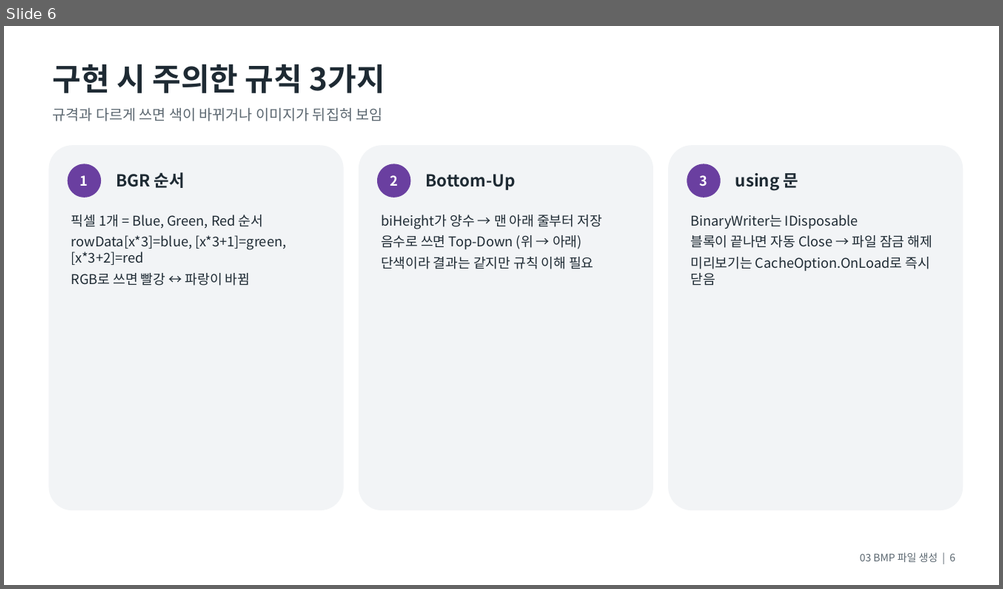
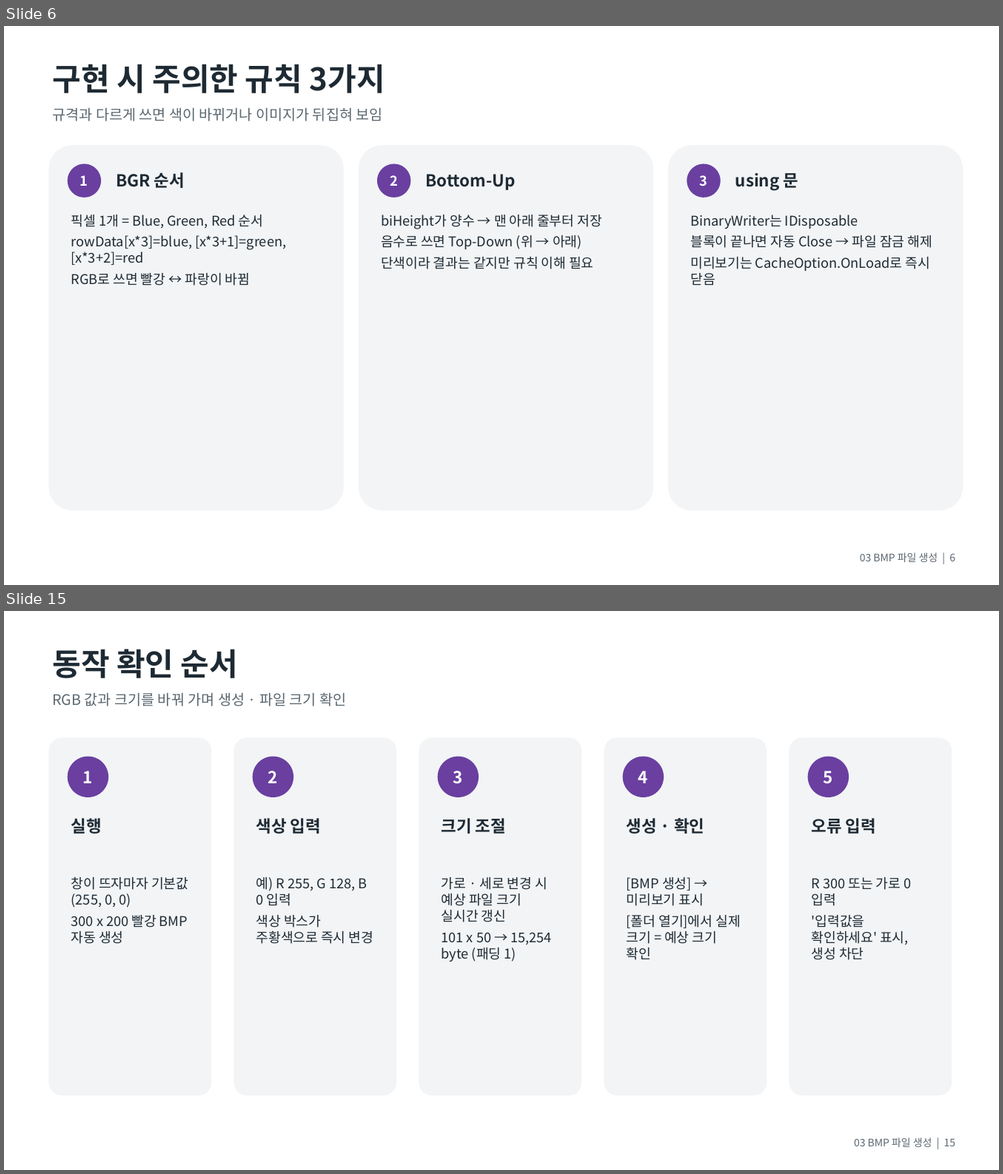
Before and after one commit to ehddnjs198/Seminar, a slide deck: PPT/03_BMP파일생성.pptx. Shown one above the other, each under a label of ours: slide 6 before the commit, slides 6 and 15 after it; the slides between them are not shown. The pictures are 1003x589 and 1003x1174 pixels, drawn with LibreOffice and Linux fonts; fonts in the diff are those of the drawing. Boxes give left, top, right and bottom in pixels: in the first picture for what was removed or moved away, otherwise in the second. Text is boxed around its words. In the diff, an @@ line names an element or a change of style, - is before the commit and + after.

```diff
--- a/PPT/03_BMP파일생성.pptx
+++ b/PPT/03_BMP파일생성.pptx
@@ slide 15 added at (4, 611, 999, 1170), background #FFFFFF @@
@@ text added at (52, 649, 238, 678), 30 pt, text #1E2A33, bold @@
+동작 확인 순서
@@ text added at (52, 692, 346, 706), 14 pt, text #5B6770 @@
+RGB 값과 크기를 바꿔 가며 생성 · 파일 크기 확인
@@ rounded rectangle added at (48, 738, 211, 1096), fill #F2F4F6 @@
@@ rounded rectangle added at (234, 738, 396, 1096), fill #F2F4F6 @@
@@ rounded rectangle added at (419, 738, 581, 1096), fill #F2F4F6 @@
@@ rounded rectangle added at (604, 738, 766, 1096), fill #F2F4F6 @@
@@ rounded rectangle added at (789, 738, 951, 1096), fill #F2F4F6 @@
@@ ellipse added at (68, 757, 108, 797), fill #6A3FA0, 16 pt, text #FFFFFF, bold @@
+1
@@ ellipse added at (253, 757, 293, 797), fill #6A3FA0, 16 pt, text #FFFFFF, bold @@
+2
@@ ellipse added at (438, 757, 478, 797), fill #6A3FA0, 16 pt, text #FFFFFF, bold @@
+3
@@ ellipse added at (623, 757, 663, 797), fill #6A3FA0, 16 pt, text #FFFFFF, bold @@
+4
@@ ellipse added at (808, 757, 848, 797), fill #6A3FA0, 16 pt, text #FFFFFF, bold @@
+5
@@ text added at (71, 818, 102, 834), 16 pt, text #1E2A33, bold @@
+실행
@@ text added at (256, 818, 321, 834), 16 pt, text #1E2A33, bold @@
+색상 입력
@@ text added at (441, 818, 506, 834), 16 pt, text #1E2A33, bold @@
+크기 조절
@@ text added at (626, 818, 704, 834), 16 pt, text #1E2A33, bold @@
+생성 · 확인
@@ text added at (811, 818, 876, 834), 16 pt, text #1E2A33, bold @@
+오류 입력
@@ text added at (71, 877, 188, 944), 13 pt, text #1E2A33 @@
+창이 뜨자마자 기본값 (255, 0, 0)
+300 x 200 빨강 BMP 자동 생성
@@ text added at (256, 877, 373, 944), 13 pt, text #1E2A33 @@
+예) R 255, G 128, B 0 입력
+색상 박스가 주황색으로 즉시 변경
@@ text added at (441, 877, 552, 963), 13 pt, text #1E2A33 @@
+가로 · 세로 변경 시 예상 파일 크기 실시간 갱신
+101 x 50 → 15,254 byte (패딩 1)
@@ text added at (626, 877, 740, 960), 13 pt, text #1E2A33 @@
+[BMP 생성] → 미리보기 표시
+[폴더 열기]에서 실제 크기 = 예상 크기 확인
@@ text added at (811, 877, 910, 960), 13 pt, text #1E2A33 @@
+R 300 또는 가로 0 입력
+'입력값을 확인하세요' 표시, 생성 차단
@@ text added at (854, 1138, 956, 1147), 10 pt, text #5B6770 @@
+03 BMP 파일 생성 | 15
```
Also in this commit, not shown: 9 slides changed, 1 other slide added, 1 slide removed, 4 other files.
